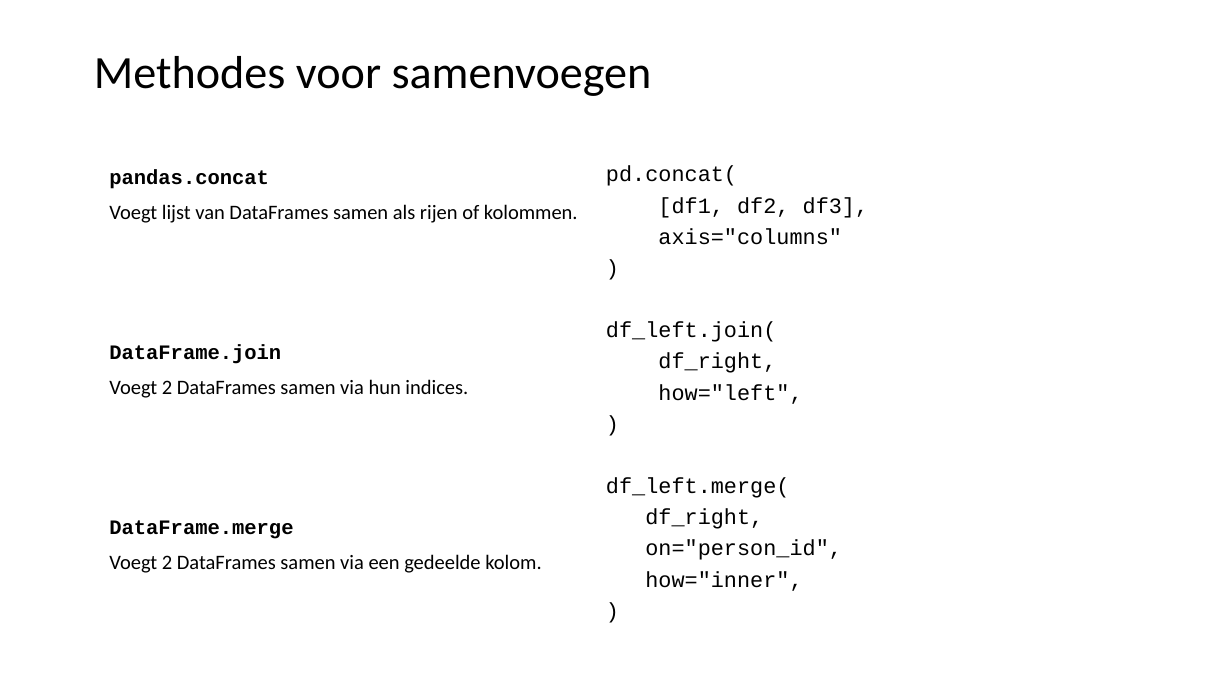
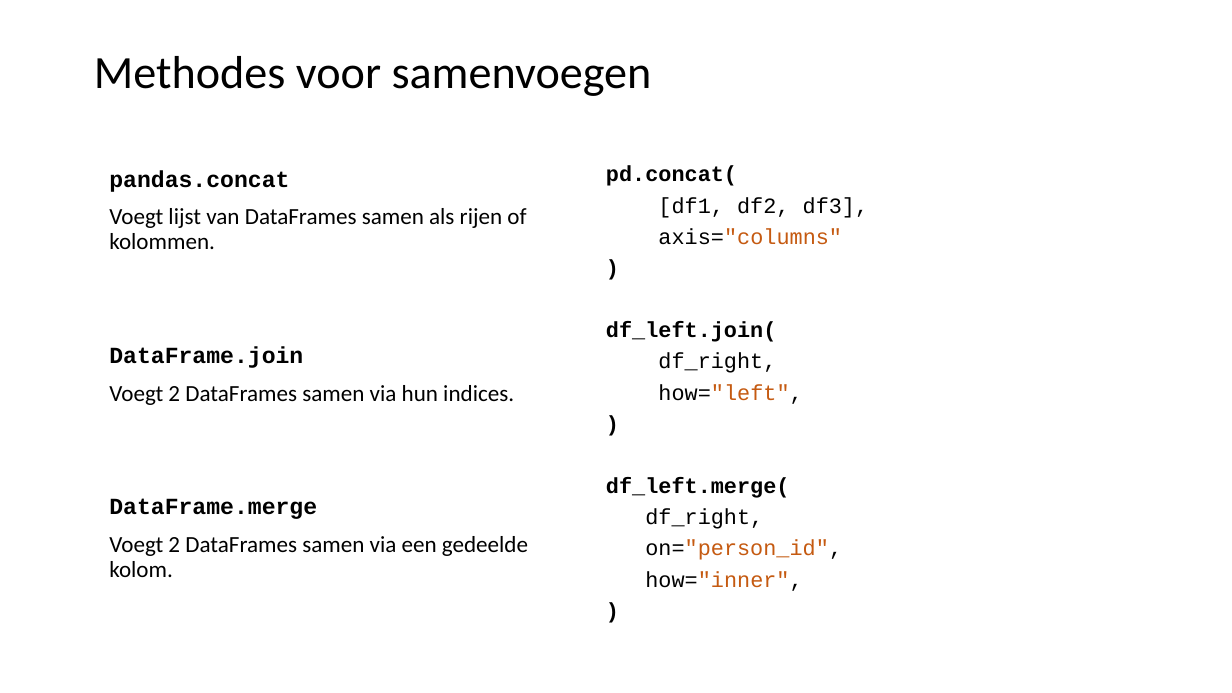
Before and after one commit to LFKoning/knowledge-sharing, a slide deck: slide 16 of python_trainees/3_pandas_plotting/python_traineeship_3.pptx. Drawn at 1232x693 pixels with LibreOffice and Linux fonts; fonts in the diff are those of the drawing. Boxes give left, top, right and bottom in pixels: in the first picture for what was removed or moved away, otherwise in the second. Text is boxed around its words. In the diff, an @@ line names an element or a change of style, - is before the commit and + after.

```diff
--- a/python_trainees/3_pandas_plotting/python_traineeship_3.pptx
+++ b/python_trainees/3_pandas_plotting/python_traineeship_3.pptx
@@ text "pandas.concat" at [109,170,528,577]: size 16 to 18 pt @@
@@ text at [606,166,842,591]: bold on in "pd.concat(", ")", "df_left.join(", ")" and 2 more places; text colour #000000 to #C55A11 in "axis="columns"", "how="left",", "on="person_id",", "how="inner"," @@
```
Also in this commit, not shown: 9 other slides changed, 2 other files.
